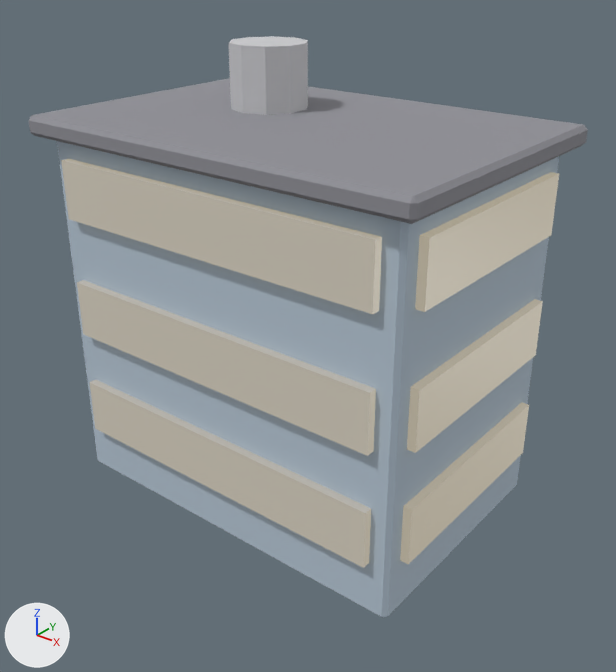
The glTF model assets/bld_1_2.glb, before and after one commit.
Camera for both pictures: a 50 mm camera at (3.63, -4.46, 4.03) aimed at (0.15, -0.12, 1.33). The lights are fixed; the arrows at lower left show +X, +Y and +Z. The picture after the commit comes second. Vertices at exactly the same position are counted once.

Names of what the first picture shows: 'bx1', 'bx1.001', 'bx1.002', 'bz2', 'bz2.001', 'bz2.002', 'rf', 'tank', 'w'.
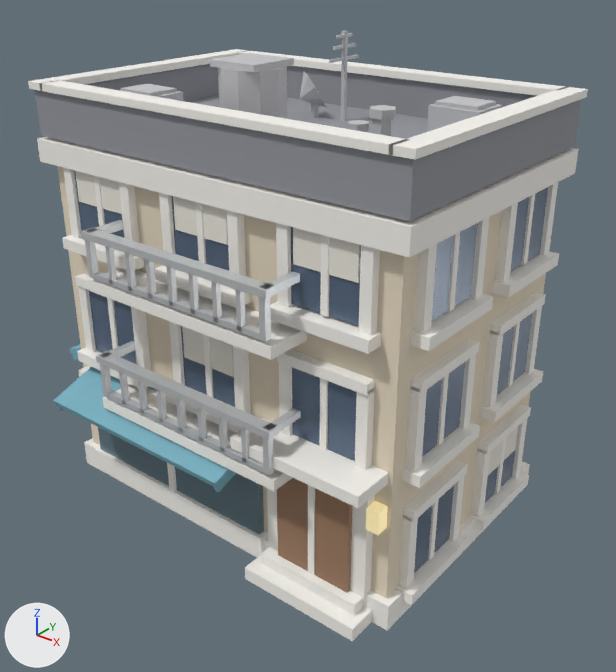
Pixel boxes [x1, y1, x2, y2] of what changed, in the pictures (616 x 672 px):
'trim', added: after [28, 49, 588, 641]
'w', recoloured: [60, 167, 544, 598] in both
'rf', reshaped (7% taller): before [29, 78, 588, 224]; after [35, 64, 581, 221]
'bz2.002', deleted: before [61, 159, 382, 314]
'win', added: after [74, 170, 548, 573]
'bz2.001', deleted: before [77, 280, 376, 456]
'bz2', deleted: before [90, 379, 371, 568]
'rail', added: after [81, 220, 301, 475]
'bx1.002', deleted: before [415, 172, 559, 312]
'ac', added: after [120, 31, 502, 136]
'bx1.001', deleted: before [407, 299, 543, 453]
'bx1', deleted: before [400, 402, 529, 564]
'blind', added (mostly hidden): after [75, 171, 518, 475]
'tank', deleted: before [229, 36, 308, 115]
'awn', added (cyan): after [53, 344, 236, 492]
'shop', added: after [98, 427, 264, 535]
'porch', added: after [366, 501, 388, 535]
part 2 of me_cube_226, added (brown): after [277, 478, 352, 593]

The change, as a list of edits to the scene's bpy script:
```text
Change mat_win:
    remove mat_win.emission_color = (0.35, 0.297, 0.193)  # beige #a0947a
    remove mat_win.emission_strength = 1.0
Change mat_wall_1_2:
    mat_wall_1_2.base_color: (0.48, 0.58, 0.68) -> (0.82, 0.72, 0.56)  # pale blue #b8c8d7 -> pale yellow #eaddc5
Change me_cube_226:
    verts and faces of me_cube_226; kept vertices keep their numbers, new ones are numbered from 8
    remove me_cube_226.from_pydata(...)  # 8 vertices, 12 faces; spans x -0.25..0.25, y 0.91..1.01, z 0.0..0.7
    add me_cube_226.from_pydata(...)  # 8 vertices, 10 faces; spans x 0.63..1.21, y -1.04..-0.94, z 0.13..0.99
    me_cube_226 part 2
    add verts[8] = (0.63, -0.94, 0.99)
    add verts[9] = (0.63, -1.04, 0.99)
    add verts[10] = (0.63, -1.04, 0.13)
    add verts[11] = (0.63, -0.94, 0.13)
    add for new, old in zip([*range(12, 16)], [*range(8, 12)]): verts[new] = verts[old] + (0.58, 0.0, 0.0)
    add faces += [(8, 10, 9), (8, 11, 10), (12, 13, 15), (13, 14, 15), (9, 14, 13), (9, 10, 14)]
    add faces += [(8, 9, 13), (8, 13, 12), (10, 11, 15), (10, 15, 14)]
    other edits to the shape of me_cube_226 do not show in these pictures
Change me_cube_227:
    remove me_cube_227.from_pydata(...)  # 24 vertices, 44 faces; spans x -1.56..1.56, y -1.06..1.06, z 2.7..2.84
    add me_cube_227.from_pydata(...)  # 28 vertices, 58 faces; spans x -1.5..1.5, y -1.0..1.0, z 2.7..3.02
    me_cube_227 part 1: the whole mesh is rebuilt
Remove ob_bx1:
    ob_bx1 = bpy.data.objects.new('bx1', me_cube_216)
Remove ob_bx1_001:
    ob_bx1_001 = bpy.data.objects.new('bx1.001', me_cube_220)
Remove ob_bx1_002:
    ob_bx1_002 = bpy.data.objects.new('bx1.002', me_cube_224)
Remove ob_bz2:
    ob_bz2 = bpy.data.objects.new('bz2', me_cube_215)
Remove ob_bz2_001:
    ob_bz2_001 = bpy.data.objects.new('bz2.001', me_cube_219)
Remove ob_bz2_002:
    ob_bz2_002 = bpy.data.objects.new('bz2.002', me_cube_223)
Remove ob_tank:
    ob_tank = bpy.data.objects.new('tank', me_cylinder_015)
Add ob_porch:
    ob_porch = bpy.data.objects.new('porch', me_porch)  # 16 vertices, 20 faces; spans x 0.425..1.415, y -1.03..-0.94, z 0.74..0.9; in mat_porchm (beige #fff3ce, glowing yellow #b3a26c)
    ob_porch.location = (0.0, 0.0, 0.0)
Add ob_rail:
    ob_rail = bpy.data.objects.new('rail', me_rail)  # 464 vertices, 580 faces; spans x -1.78..0.79, y -1.28..0.64, z 1.01..2.23; in mat_railm (light grey #d7dadd)
    ob_rail.location = (0.0, 0.0, 0.0)
Add ob_awn:
    ob_awn = bpy.data.objects.new('awn', me_awn)  # 48 vertices, 72 faces; spans x -1.86..0.4, y -1.36..0.76, z 0.76..0.99; in mat_awnm (cyan #7cb3c4)
    ob_awn.location = (0.0, 0.0, 0.0)
Add ob_shop:
    ob_shop = bpy.data.objects.new('shop', me_shop)  # 16 vertices, 20 faces; spans x -1.49..0.42, y -0.99..0.78, z 0.22..0.82; in mat_shopg (greyish cyan #69818b)
    ob_shop.location = (0.0, 0.0, 0.0)
Add ob_ac:
    ob_ac = bpy.data.objects.new('ac', me_ac)  # 228 vertices, 360 faces; spans x -1.16..1.14, y -0.67..0.63, z 2.76..3.36; in mat_propm (light grey #cbcbce)
    ob_ac.location = (0.0, 0.0, 0.0)
Add ob_blind:
    ob_blind = bpy.data.objects.new('blind', me_blind)  # 96 vertices, 120 faces; spans x -1.48..1.48, y -0.98..0.98, z 0.48..2.52; in mat_blindm (white #edeadf)
    ob_blind.location = (0.0, 0.0, 0.0)
Add ob_win:
    ob_win = bpy.data.objects.new('win', me_win)  # 200 vertices, 250 faces; spans x -1.47..1.47, y -0.97..0.97, z 0.23..2.53; in mat_win (blue #5d6f86)
    ob_win.location = (0.0, 0.0, 0.0)
Add ob_trim:
    ob_trim = bpy.data.objects.new('trim', me_trim)  # 1168 vertices, 1470 faces; spans x -1.76..1.56, y -1.26..1.06, z 0.0..3.07; in mat_trimm (white #f8f6f0)
    ob_trim.location = (0.0, 0.0, 0.0)
```
